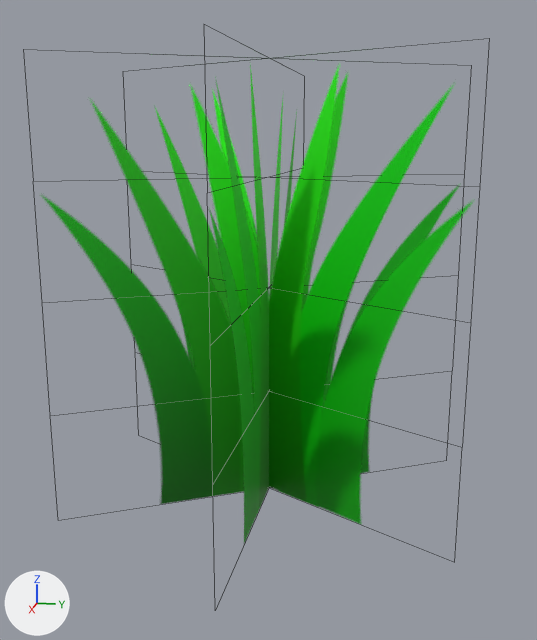
The FBX model Assets/WorldObjects/Grass/Grass.fbx, before and after one commit.
Camera for both pictures: a 50 mm camera at (2.64, 0.53, 1.34) aimed at (0.03, 0.0, 0.69). Lighting does not change. The marker at lower left points along +X, +Y and +Z. Mesh edges are drawn as thin lines. Where no turn or scale is listed for an object, it has been applied to the vertices.
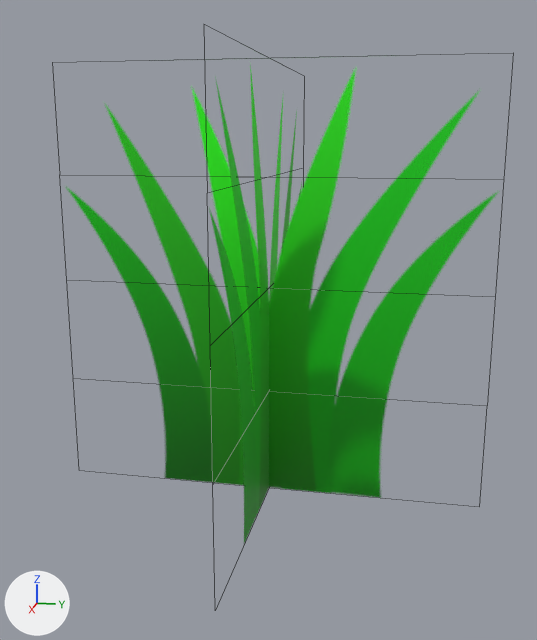
Where the newer file only moved an object's origin or applied its transform, the numbers keep the older frame.

Boxes (x1, y1, x2, y2) around the edits, measured in the pictures (537 x 640 px; the box of a moved part takes in the faces that stretch with it):
'Plane', reshaped: before (43, 64, 472, 544); after (67, 64, 497, 544)
part 1 of me_plane, moved or reshaped: before (156, 67, 472, 524); after (67, 71, 497, 498)
part 2 of me_plane, deleted (green): before (43, 74, 459, 504)

The change in detail:
me_plane has 30 vertices, 12 faces and spans x -0.8..0.8, y -0.69..0.69, z 0.0..1.6.
me_plane is used by ob_plane; location (0.0, 0.0, 0.0).
me_plane part 1: the loose piece of 10 vertices spanning x -0.4..0.4, y -0.69..0.69, z 0.0..1.6 is scaled about its middle by (0, 1.15, 1).
me_plane part 2: the loose piece of 10 vertices spanning x -0.4..0.4, y -0.69..0.69, z 0.0..1.6 is deleted.
